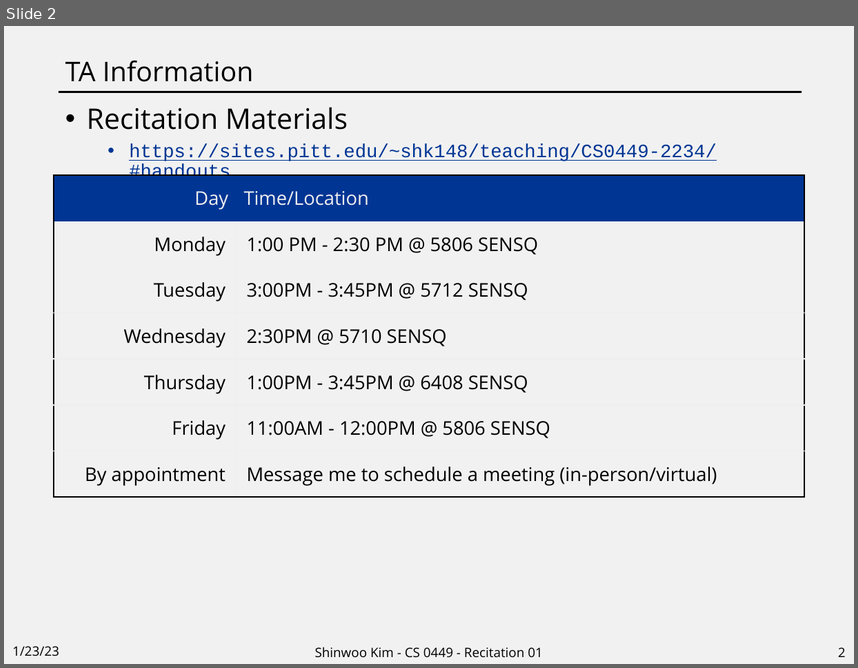
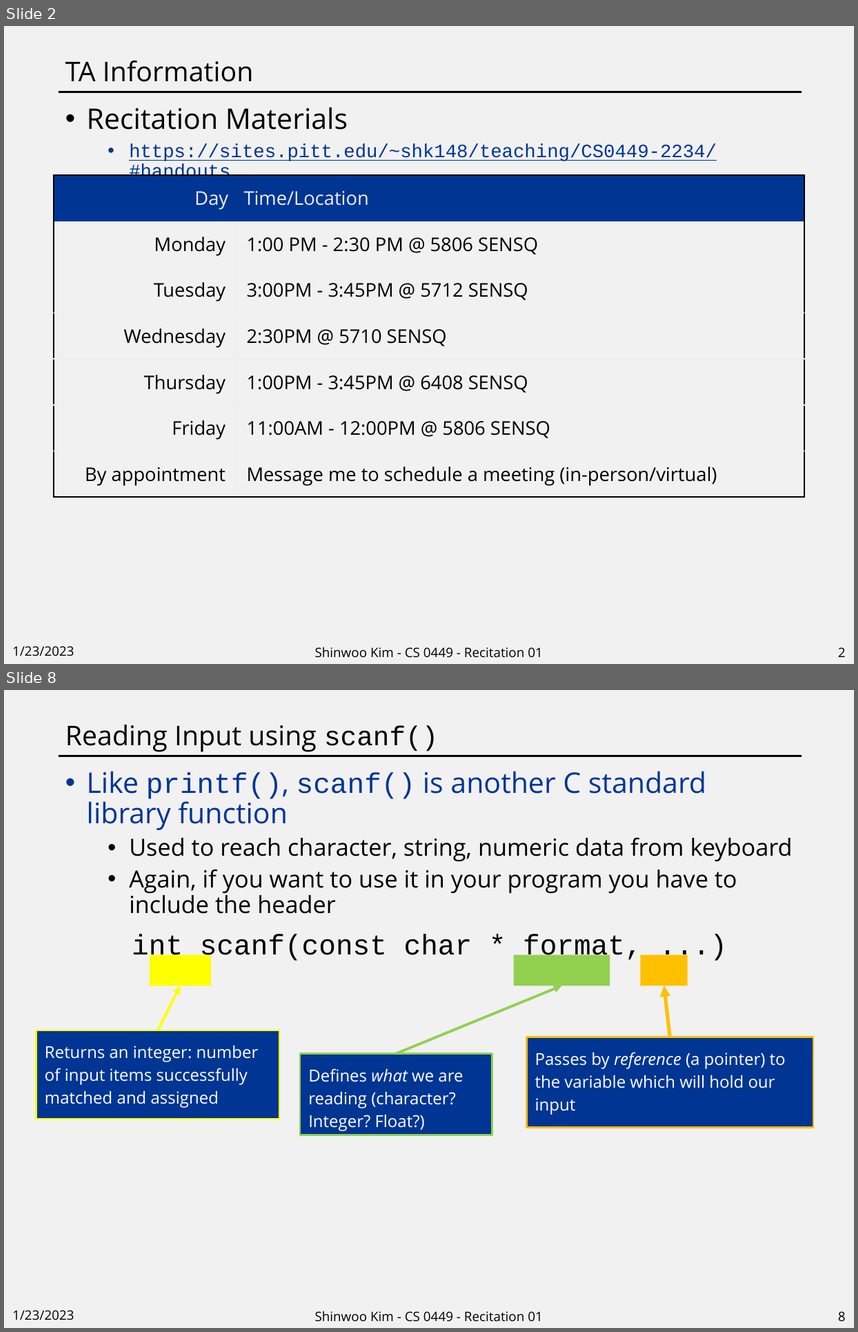
Before and after one commit to shinwookim/website-archive, a slide deck: teaching/CS0449-2234/rec01.pptx. Shown one above the other, each under a label of ours: slide 2 before the commit, slides 2 and 8 after it; the slides between them are not shown. The pictures are 858x668 and 858x1332 pixels, drawn with LibreOffice and Linux fonts; fonts in the diff are those of the drawing. Boxes give left, top, right and bottom in pixels: in the first picture for what was removed or moved away, otherwise in the second. Text is boxed around its words. In the diff, an @@ line names an element or a change of style, - is before the commit and + after.

```diff
--- a/teaching/CS0449-2234/rec01.pptx
+++ b/teaching/CS0449-2234/rec01.pptx
@@ slide 8 added at [4, 690, 854, 1328], background #F1F1F1; not listed: 1 template element that a slide beside it also shows @@
@@ title added at [65, 724, 438, 752], 23 pt, text #000000 @@
+Reading Input using scanf()
@@ text added at [87, 771, 793, 963], 20 pt, text #000000 @@
+• Like printf(), scanf() is another C standard library function
+  • Used to reach character, string, numeric data from keyboard
+  • Again, if you want to use it in your program you have to include the header
+int scanf(const char * format, ...)
@@ rectangle added at [150, 954, 210, 985], fill #FFFF00 @@
@@ rectangle added at [514, 954, 610, 985], fill #92D050 @@
@@ rectangle added at [641, 954, 688, 985], fill #FFC000 @@
@@ arrow added from (158, 1030) to (180, 986), #FFFF00 2.25 pt @@
@@ arrow added from (396, 1053) to (562, 986), #92D050 2.25 pt @@
@@ arrow added from (670, 1037) to (664, 986), #FFC000 3 pt @@
@@ rectangle added at [36, 1030, 279, 1118], fill #003594, outline #FFFF00 1.5 pt, 14 pt, text #FFFFFF @@
+Returns an integer: number of input items successfully matched and assigned
@@ rectangle added at [527, 1037, 814, 1127], fill #003594, outline #FFC000 1.5 pt, 14 pt, text #FFFFFF @@
+Passes by reference (a pointer) to the variable which will hold our input
@@ rectangle added at [300, 1053, 492, 1134], fill #003594, outline #92D050 1.5 pt, 14 pt, text #FFFFFF @@
+Defines what we are reading (character? Integer? Float?)
@@ text added at [12, 1310, 74, 1320], 11 pt, text #000000 @@
+1/23/2023
@@ text added at [315, 1310, 542, 1321], 11 pt, text #000000 @@
+Shinwoo Kim - CS 0449 - Recitation 01
@@ page number added at [838, 1311, 846, 1321], 11 pt, text #000000 @@
+8
@@ slide 2 changed as well @@
@@ text at [12, 646, 74, 656]: text changed @@
-1/23/23
+1/23/2023
```
Also in this commit, not shown: 1 other slide changed, 6 other slides added, 3 other files.
